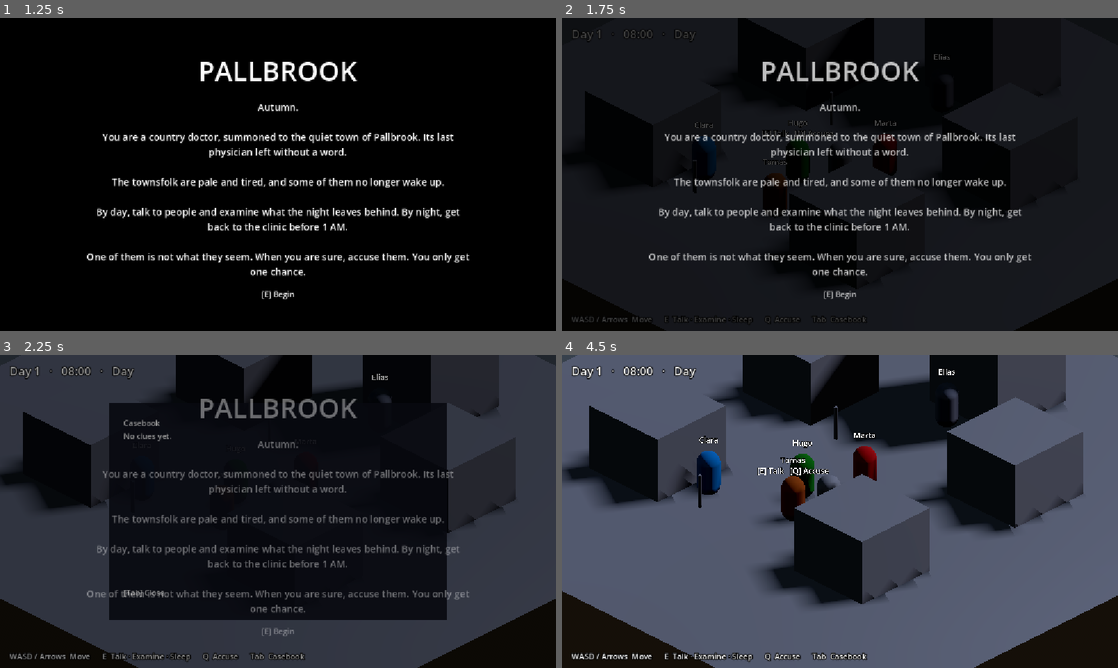
Above: before the commit, frames 1-4 (two rows, left to right).
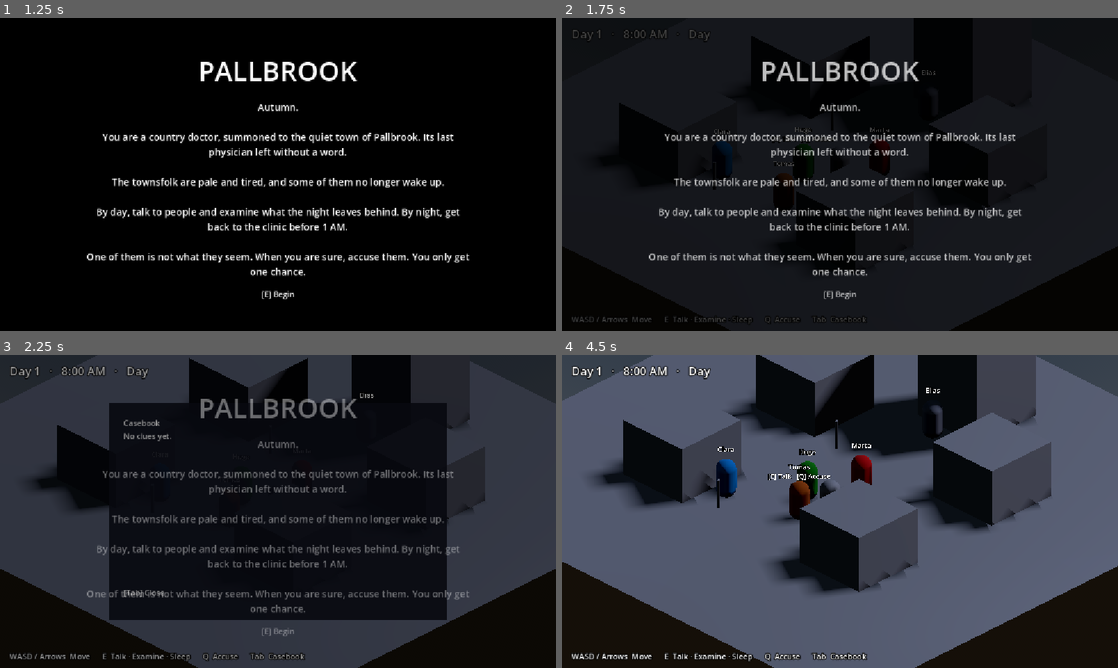
Above: after the commit, the same moments.

Repository: SauloAC/Pallbrook
Game: Godot game, scene res://scenes/mundo/Cidade.tscn
Same seed, same stepped clock (60 frames per second), same inputs: the game is played once before the commit and once after it. The project has no main scene, so this scene is started directly.
Inputs:
- Up to frame 1 (1.25 s): tap Enter at 0.5 s; hold D (move_right) from 0.53 s (still down); hold Q (accuse) from 0.53 s (still down)
- Up to frame 2 (1.75 s): tap Space at 1.25 s; release D (move_right) at 1.28 s; release Q (accuse) at 1.28 s; hold S (move_down) from 1.28 s (still down); tap E (interact) at 1.35 s
- Up to frame 3 (2.25 s): release S (move_down) at 2.03 s; hold D (move_right) from 2.03 s (still down); hold Tab (notebook) from 2.03 s (still down)
- Up to frame 4 (4.5 s): release D (move_right) at 2.78 s; release Tab (notebook) at 2.78 s; hold W (move_up) 2.78-3.53 s; tap Q (accuse) at 2.85 s; tap Enter at 3.5 s; hold E (interact) 3.53-4.28 s; hold A (move_left) from 3.53 s (still down); tap Space at 4.25 s; tap Tab (notebook) at 4.35 s

Frame 1 is identical in both runs. In frame 2, 9.6% of the frame differs, in the area x 0-100%, y 0-100%; in frame 3, 12%; in frame 4, 28%.

Commit message:
12h AM/PM clock, shared format_time, witness check durin attack

Diff:
--- a/autoload/GameState.gd
+++ b/autoload/GameState.gd
@@ -45,3 +45,14 @@
 
 func add_night_event(text: String) -> void:
 	night_events.append(text)
+
+
+# Converts a float hour (e.g. 18.5) into "6:30 PM".
+func format_time(h: float) -> String:
+	var hours := int(h) % 24          # % 24 also handles values past midnight (24.5 → 0:30)
+	var minutes := int((h - int(h)) * 6.0) * 10
+	var suffix := "AM" if hours < 12 else "PM"
+	var display_hour := hours % 12
+	if display_hour == 0:
+		display_hour = 12             # Midnight = 12 AM, noon = 12 PM
+	return "%d:%02d %s" % [display_hour, minutes, suffix]
--- a/scenes/mundo/Cidade.tscn
+++ b/scenes/mundo/Cidade.tscn
@@ -266,7 +266,7 @@
 transform = Transform3D(0.70710677, -0.35355338, 0.6123724, 0, 0.8660254, 0.5, -0.70710677, -0.35355338, 0.6123724, 10, 8.2, 10)
 projection = 1
 current = true
-size = 13.0
+size = 15.0
 script = ExtResource("1_ocx82")
 target = NodePath("../Characters/Jogador")
 
--- a/scripts/cycle/VampireDirector.gd
+++ b/scripts/cycle/VampireDirector.gd
@@ -76,6 +76,9 @@
 	if not hunting:
 		return
 	await get_tree().create_timer(2.0).timeout  # Inside the house...
+	if vampire.witnessed:
+		_abort_hunt()
+		return
 	if not hunting:
 		return
 	_resolve_attack(victim)
--- a/scripts/npc/NPC.gd
+++ b/scripts/npc/NPC.gd
@@ -263,9 +263,13 @@
 		return
 	if dark:
 		normal_color = material.albedo_color
-		material.albedo_color = Color(0.05, 0.05, 0.07)
+		material.albedo_color = Color(0.12, 0.12, 0.16)
+		material.emission_enabled = true
+		material.emission = Color(0.25, 0.05, 0.05)  # A faint red glow: something is wrong
+		material.emission_energy_multiplier = 0.6
 	else:
 		material.albedo_color = normal_color
+		material.emission_enabled = false
 	is_dark = dark
 
 
@@ -276,9 +280,8 @@
 	if player and global_position.distance_to(player.global_position) < witness_range:
 		witnessed = true
 		name_label.visible = true  # Close enough to recognize the face
-		var minutes := int(fmod(GameState.hour, 1.0) * 60.0)
-		GameState.add_clue("Night of Day %d, %02d:%02d: you saw %s sneaking through the dark streets." % [GameState.day, int(GameState.hour), minutes, data.npc_name])
-
+		var clue := "Night of Day %d, %s: you saw %s sneaking through the dark streets." % [GameState.day, GameState.format_time(GameState.hour), data.npc_name]
+		GameState.add_clue(clue)
 
 # ---------- Schedule ----------
 
--- a/scripts/ui/HUD.gd
+++ b/scripts/ui/HUD.gd
@@ -9,9 +9,6 @@
 
 
 func _process(_delta: float) -> void:
-	var hours := int(GameState.hour)
-	var minutes := int((GameState.hour - hours) * 6.0) * 10  # Shown in 10-minute steps
 	var phase := "Night" if GameState.is_night else "Day"
-	clock.text = "Day %d   ·   %02d:%02d   ·   %s" % [GameState.day, hours, minutes, phase]
-	# Turns red once exhaustion starts: a warning to head to the clinic
+	clock.text = "Day %d   ·   %s   ·   %s" % [GameState.day, GameState.format_time(GameState.hour), phase]
 	clock.modulate = Color(1.0, 0.45, 0.45) if GameState.exhaustion > 0.0 else Color.WHITE
